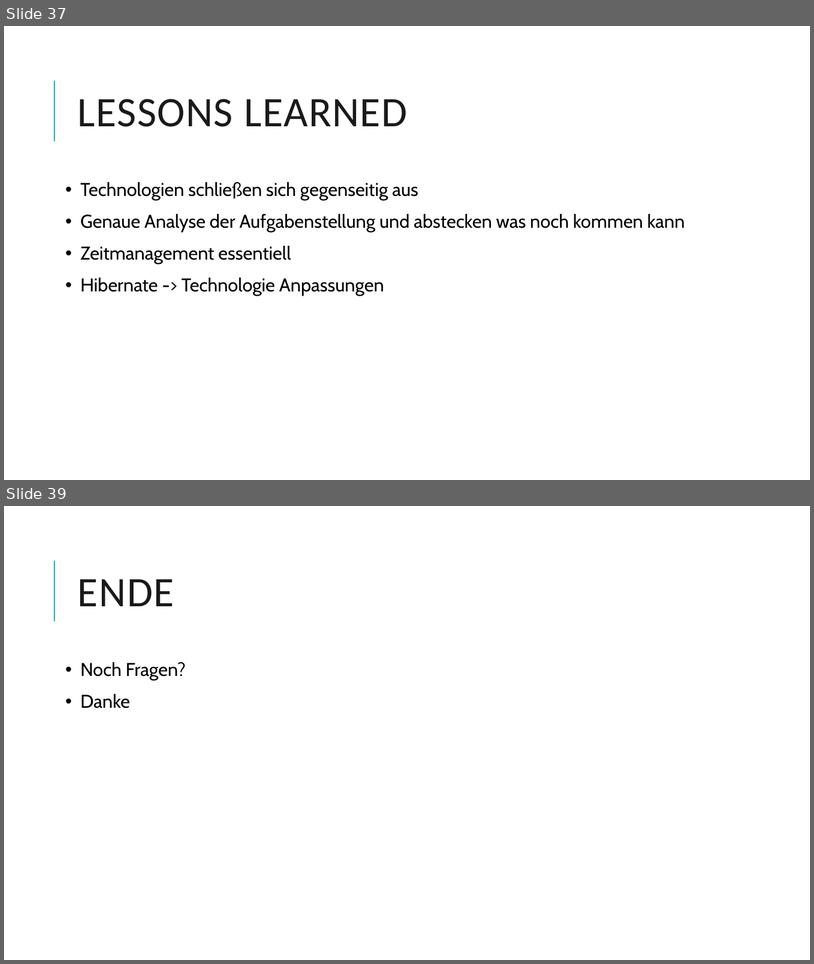
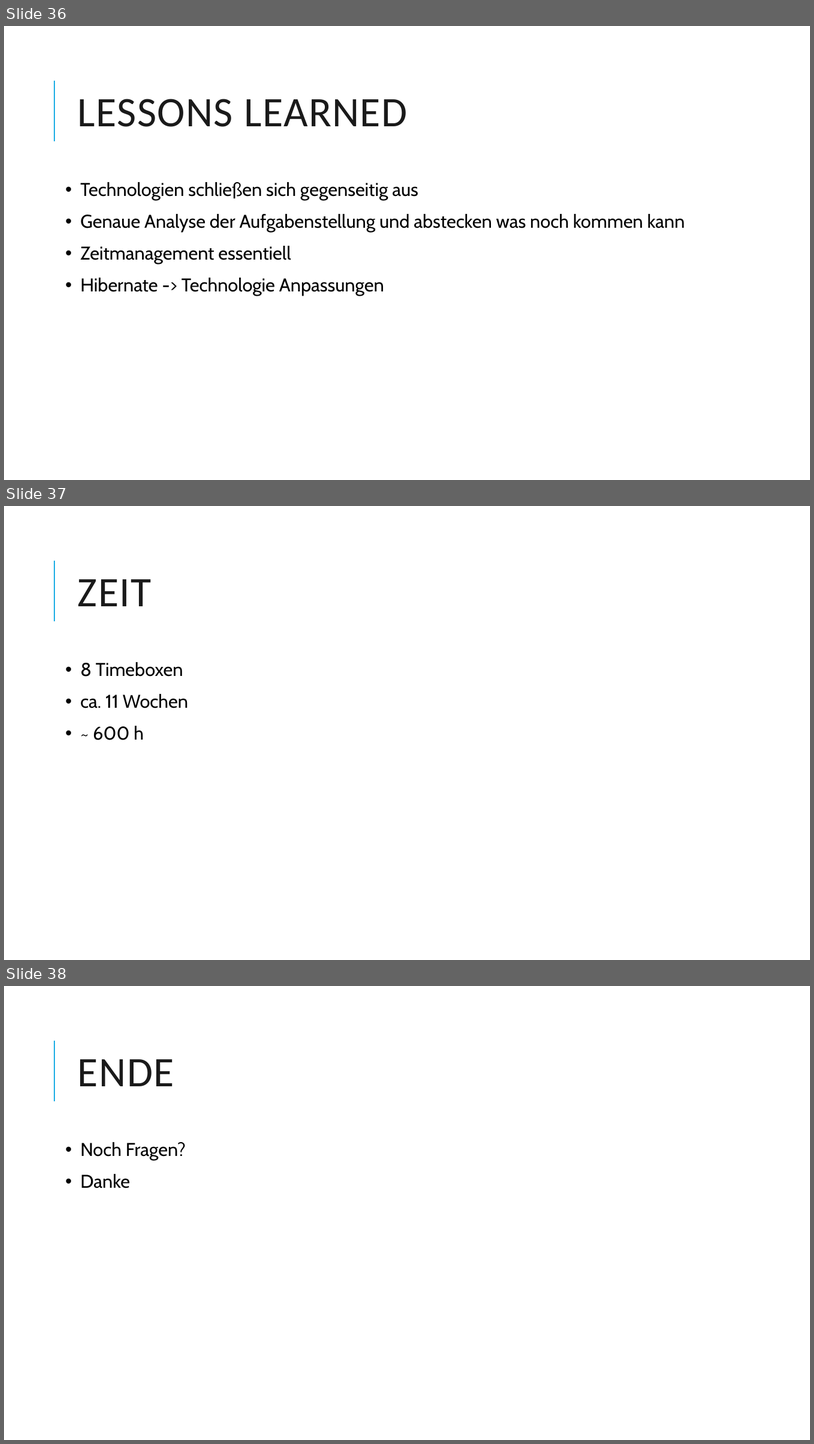
Before and after one commit to Dabjazz/SportsClubManager, a slide deck: Presentation/Presentation.pptx. Shown one above the other, each under a label of ours: slides 37 and 39 before the commit, slides 36, 37 and 38 after it; the slides between them are not shown. The pictures are 814x964 and 814x1444 pixels, drawn with LibreOffice and Linux fonts; fonts in the diff are those of the drawing. Boxes give left, top, right and bottom in pixels: in the first picture for what was removed or moved away, otherwise in the second. Text is boxed around its words. In the diff, an @@ line names an element or a change of style, - is before the commit and + after.

```diff
--- a/Presentation/Presentation.pptx
+++ b/Presentation/Presentation.pptx
@@ slide 37 added at [4, 506, 810, 960], background #FFFFFF; not listed: 1 template element that a slide beside it also shows @@
@@ title added at [78, 579, 152, 606], 50 pt, text #1A1A1A @@
+ZEIT
@@ text added at [80, 662, 188, 740], 22 pt, text #000000 @@
+• 8 Timeboxen
+• ca. 11 Wochen
+• ~ 600 h
@@ what was slide 37 is now slide 36 @@
@@ what was slide 39 is now slide 38 @@
```
Also in this commit, not shown: 3 slides changed, 2 slides removed, 1 other file.
